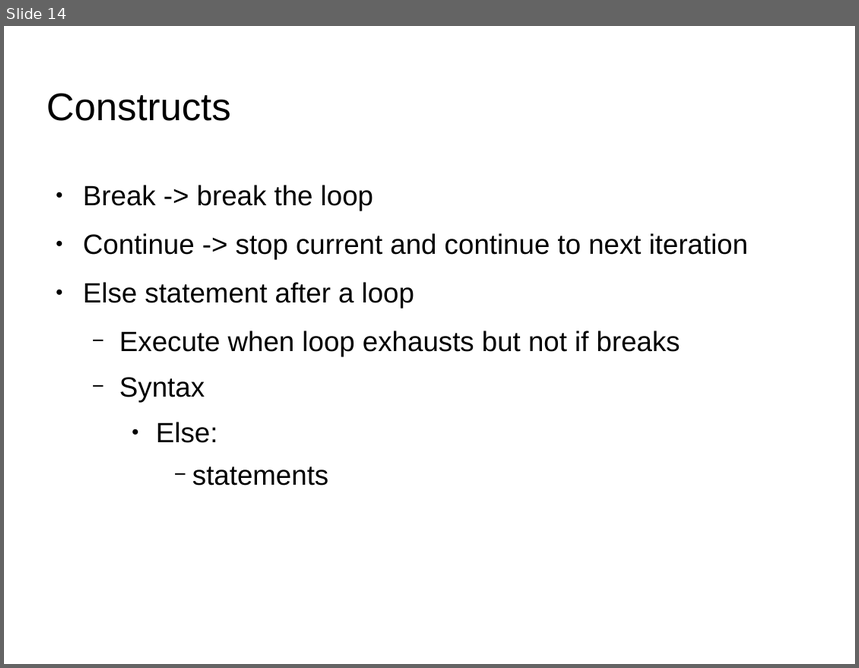
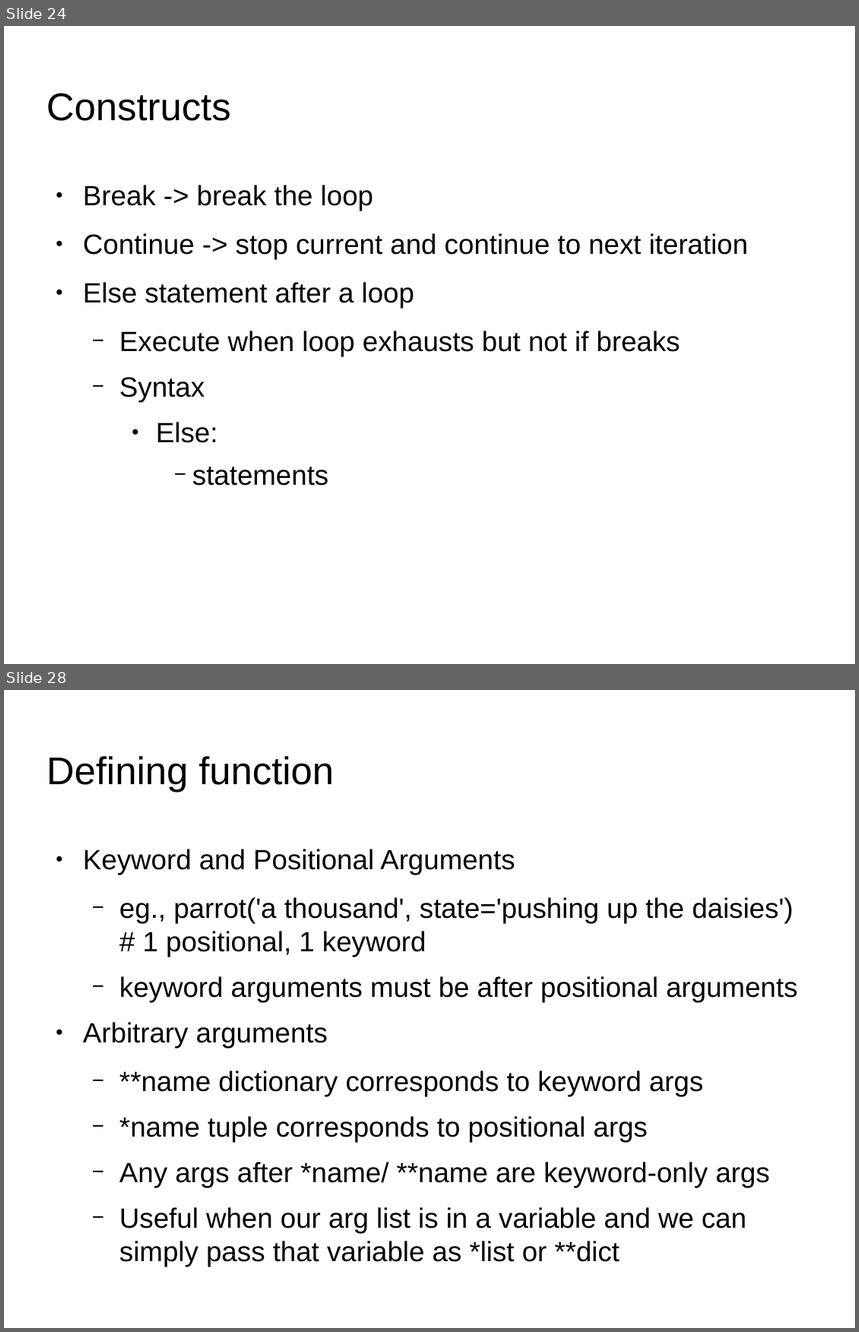
Before and after one commit to shikha-desai/Internship_PreWork, a slide deck: Python/Python_Notes.odp. Shown one above the other, each under a label of ours: slide 14 before the commit, slides 24 and 28 after it; the slides between them are not shown. The pictures are 859x668 and 859x1332 pixels, drawn with LibreOffice and Linux fonts; fonts in the diff are those of the drawing; background and template pictures are left out. Boxes give left, top, right and bottom in pixels: in the first picture for what was removed or moved away, otherwise in the second. Text is boxed around its words. In the diff, an @@ line names an element or a change of style, - is before the commit and + after.

```diff
--- a/Python/Python_Notes.odp
+++ b/Python/Python_Notes.odp
@@ slide 28 added at box(4, 690, 855, 1328), background picture (left out) @@
@@ title added at box(47, 756, 334, 792), 36 pt, text #000000 @@
+Defining function
@@ text added at box(83, 849, 797, 1268), 26 pt, text #000000 @@
+● Keyword and Positional Arguments
+  − eg., parrot('a thousand', state='pushing up the daisies') # 1 positional, 1 keyword
+  − keyword arguments must be after positional arguments
+● Arbitrary arguments
+  − **name dictionary corresponds to keyword args
+  − *name tuple corresponds to positional args
+  − Any args after *name/ **name are keyword-only args
+  − Useful when our arg list is in a variable and we can simply pass that variable as *list or **dict
@@ what was slide 14 is now slide 24 @@
```
Also in this commit, not shown: 10 slides changed, 23 other slides added, 3 other files.
